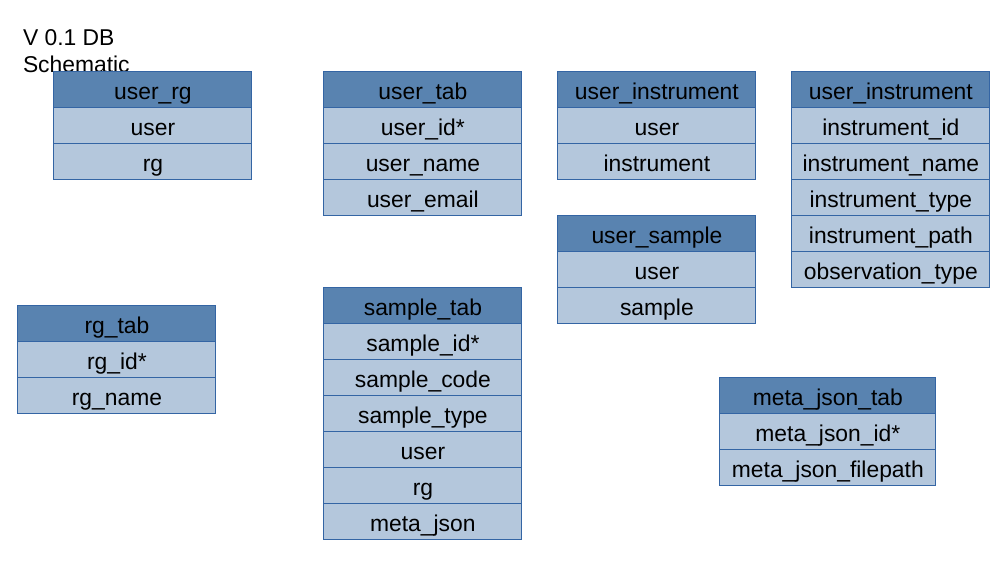
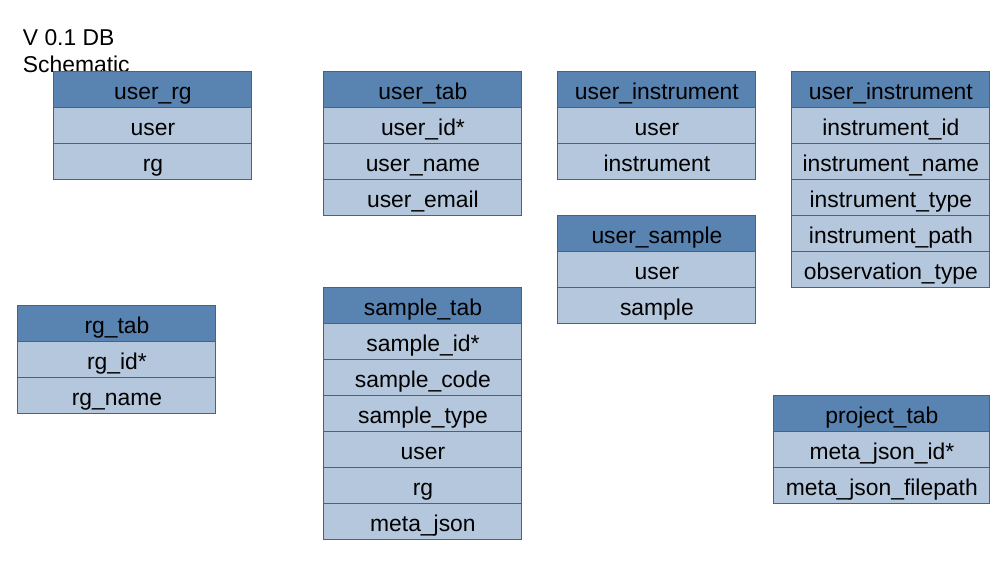
Before and after one commit to pete-jacobsson/roc_pyqt_lims, a slide deck: slide 2 of project_schematics.pptx. Drawn at 1008x567 pixels with LibreOffice and Linux fonts; fonts in the diff are those of the drawing. Boxes give left, top, right and bottom in pixels: in the first picture for what was removed or moved away, otherwise in the second. Text is boxed around its words. In the diff, an @@ line names an element or a change of style, - is before the commit and + after.

```diff
--- a/project_schematics.pptx
+++ b/project_schematics.pptx
@@ 3 rectangles: place and size @@
-3 rectangles at [720, 378, 936, 486]
+3 rectangles at [774, 396, 990, 504]
@@ text in rectangle at [825, 406, 938, 428]: text changed @@
-meta_json_tab
+project_tab
```
Also in this commit, not shown: 1 other slide changed, 2 other files.
